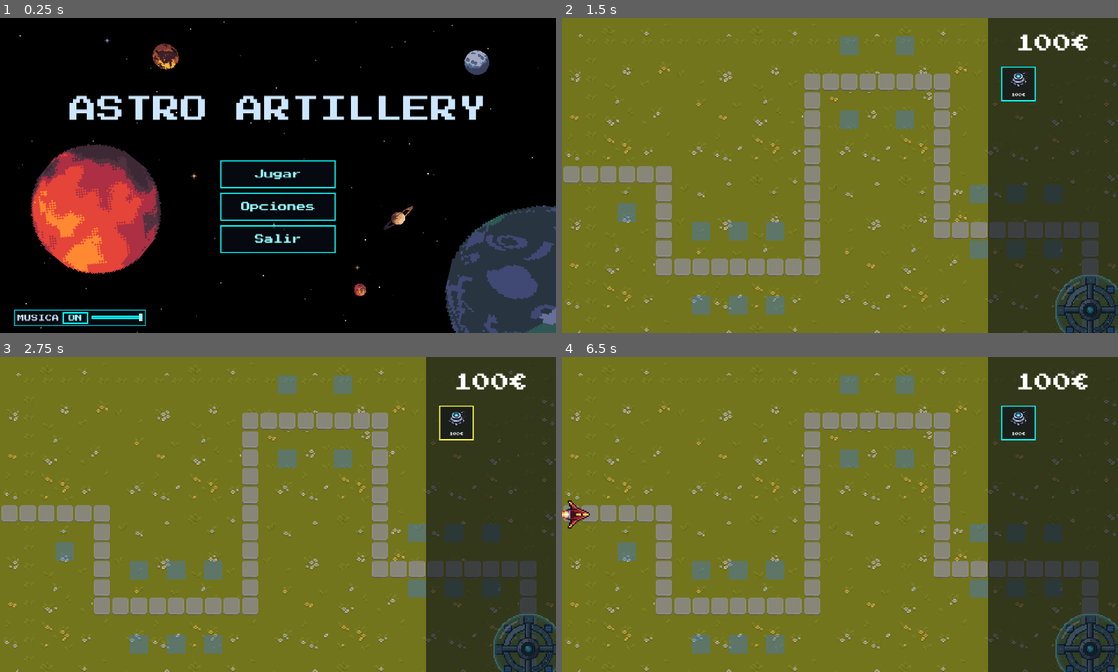
Above: before the commit, frames 1-4 (two rows, left to right).
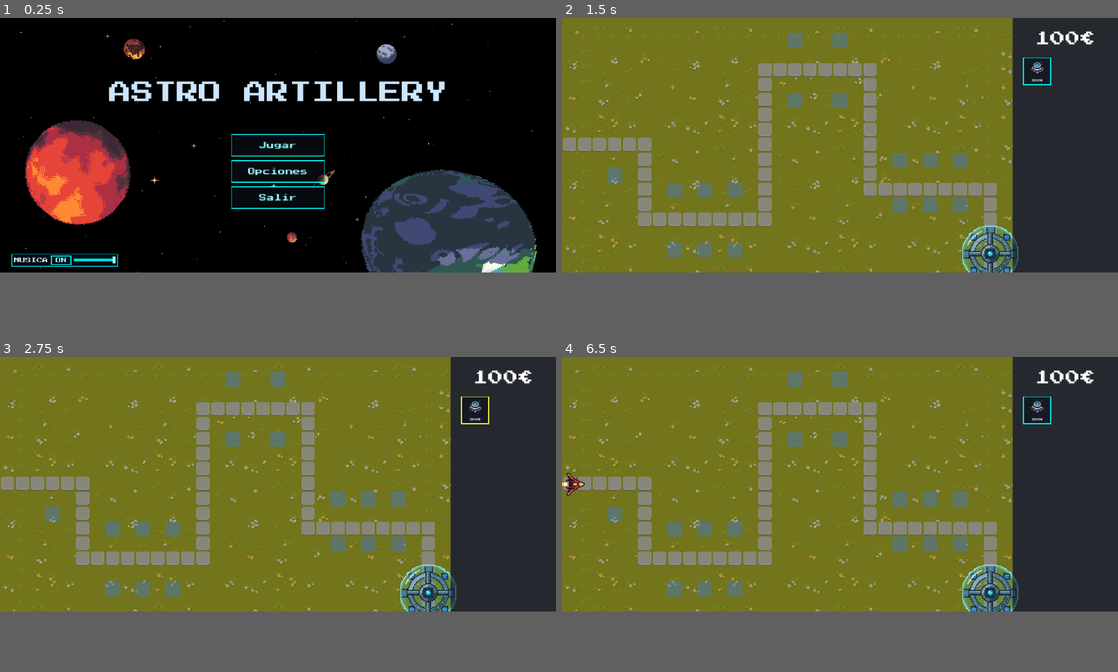
Above: after the commit, the same moments.

Repository: D4MC04/proyecto_dam2b
Game: Godot game, scene res://scenes/MainMenu.tscn
Same seed, same stepped clock (60 frames per second), same inputs: the game is played once before the commit and once after it.
Inputs (mouse positions are in pixels of both pictures, inside the frame that each line leads up to; where the layout moved, square brackets give the same spot in the first picture):
- Up to frame 1 (0.25 s): no input
- Up to frame 2 (1.5 s): click "Jugar" at 0.5 s; click "1" at 1.25 s
- Up to frame 3 (2.75 s): click (472, 423) [455, 423] at 2 s
- Up to frame 4 (6.5 s): click (1034, 423) [1017, 423] at 2.75 s; click (1034, 423) [1017, 423] at 3.5 s; tap Enter at 4.25, 5.75 s; move the mouse to (962, 498) at 4.27 s; tap R at 4.35, 5.1, 5.85 s; click (962, 498) at 4.42 s; tap Space at 5 s; move the mouse to (728, 530) at 5.02 s; click (728, 530) at 5.17 s; move the mouse to (895, 445) at 5.77 s; click (895, 445) at 5.92 s
In our replay, the window is 800x453 before the commit and 800x366 after it. These sizes can differ from the game's own. Grey fills any space a smaller window leaves; there, only what the larger window draws over its background counts as a difference.

The runs differ from the first frame. In frame 1, 28% of the frame differs, in the area x 2-100%, y 0-100%; in frame 2, 28%; in frame 3, 28%; in frame 4, 28%.

Commit message:
Ensancha la pantalla a 592 px para que la barra lateral no tape el mapa
Co-Authored-By: Claude Opus 5.5 <noreply@anthropic.com>

Diff:
--- a/project.godot
+++ b/project.godot
@@ -22,7 +22,7 @@
 
 [display]
 
-window/size/viewport_width=480
+window/size/viewport_width=592
 window/size/viewport_height=272
 window/size/mode=2
 window/size/window_width_override=1920
--- a/scenes/MainMenu.tscn
+++ b/scenes/MainMenu.tscn
@@ -108,9 +108,12 @@
 fps = 10.0
 
 [node name="TitleScreen" type="VBoxContainer" parent="." unique_id=1853329339]
-layout_mode = 0
-offset_right = 480.0
-offset_bottom = 270.0
+layout_mode = 1
+anchors_preset = 15
+anchor_right = 1.0
+anchor_bottom = 1.0
+grow_horizontal = 2
+grow_vertical = 2
 theme_override_constants/separation = 32
 alignment = 1
 
